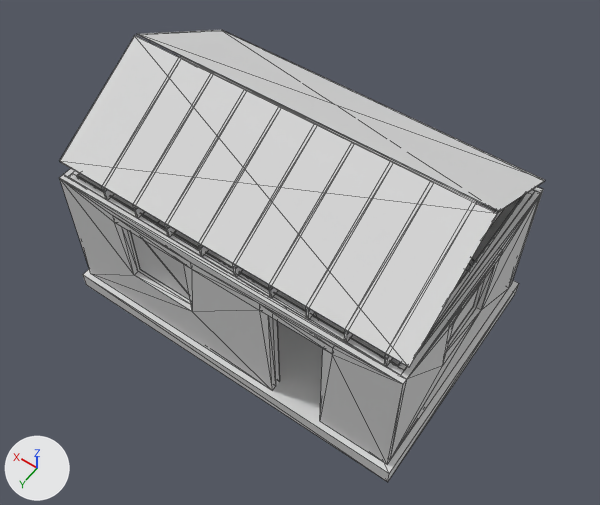
Renders of the glTF model benchmarks/assets/veneer_house.glb from each side of a commit.
One viewpoint serves both versions: a camera (50 mm lens) standing at (-1.91, 4.87, 11.54) and looking at (2.72, -1.61, 1.36). Lighting does not change. The marker at lower left points along +X, +Y and +Z. The first picture is the older version. Mesh edges are drawn as thin lines on the coarser meshes. Vertices at exactly the same position are counted once.

The older version as bpy lines, for what is in view:
```python
me_east_brick = bpy.data.meshes.new('east_brick')
me_east_brick.from_pydata(...)  # a box spanning x 5.91..6.0, y -3.91..-0.09, z 0.0..2.4
me_east_brick.materials.append(mat_brick_clay)  # light grey #dadada
me_footing = bpy.data.meshes.new('footing')
me_footing.from_pydata(...)  # a box spanning x -0.1..6.1, y -4.1..0.1, z -0.3..0.0
me_footing.materials.append(mat_concrete_c30)  # light grey #dadada
me_roof_b = bpy.data.meshes.new('roof_b')
me_roof_b.from_pydata(...)  # 8 vertices, 12 faces; spans x 0.0..6.0, y -3.9..-2.02, z 2.67..3.77
me_roof_b.materials.append(mat_pine)  # light grey #dadada
me_roof_f = bpy.data.meshes.new('roof_f')
me_roof_f.from_pydata(...)  # 8 vertices, 12 faces; spans x 0.0..6.0, y -1.98..-0.09, z 2.67..3.77
me_roof_f.materials.append(mat_pine)  # light grey #dadada
me_west_brick = bpy.data.meshes.new('west_brick')
me_west_brick.from_pydata(...)  # 24 vertices, 48 faces; spans x 0.0..0.09, y -3.91..-0.09, z 0.0..2.4
me_west_brick.materials.append(mat_brick_clay)  # light grey #dadada
ob_east_brick = bpy.data.objects.new('east_brick', me_east_brick)
ob_east_brick.location = (0.0, 0.0, 0.0)
ob_footing = bpy.data.objects.new('footing', me_footing)
ob_footing.location = (0.0, 0.0, 0.0)
ob_roof_b = bpy.data.objects.new('roof_b', me_roof_b)
ob_roof_b.location = (0.0, 0.0, 0.0)
ob_roof_f = bpy.data.objects.new('roof_f', me_roof_f)
ob_roof_f.location = (0.0, 0.0, 0.0)
ob_west_brick = bpy.data.objects.new('west_brick', me_west_brick)
ob_west_brick.location = (0.0, 0.0, 0.0)
# also in view: 'front_brick' at (3.0, -0.05, 1.2); 'front_glass_1' at (4.2, -0.13, 1.5); 'west_plate_top_1' at (0.14, -2.0, 2.38); 'front_plate_top_1' at (3.0, -0.14, 2.38)
```
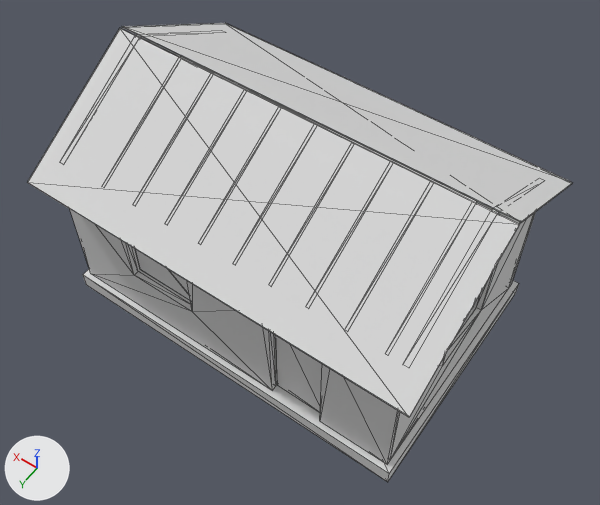
Changed parts and their boxes (x1, y1, x2, y2) in the pictures (600 x 505 px):
'roof_f', moved, rescaled (13% wider, 17% taller): before (60, 36, 498, 368); after (27, 28, 520, 418)
'roof_b', moved, rescaled (10% wider, 10% taller): before (137, 30, 545, 212); after (122, 23, 572, 223)
'west_brick', reshaped: before (390, 191, 541, 460); after (390, 209, 534, 460)
'front_door_0', added: after (275, 335, 322, 412)
'east_brick', reshaped: before (64, 169, 75, 177); after (136, 35, 180, 57)
part 1 of me_west_brick, built on: before (390, 191, 541, 460); after (390, 209, 519, 460)
'front_plate_top_1', unchanged, covered by the edit: before (68, 174, 404, 375)

Diff of the bpy script that builds the scene:
```diff
--- a/benchmarks/assets/veneer_house.glb.py
+++ b/benchmarks/assets/veneer_house.glb.py
@@ me_west_brick @@
 # used by ob_west_brick; location = (0.0, 0.0, 0.0)
-me_west_brick.from_pydata(...)  # 24 vertices, 48 faces; spans x 0.0..0.09, y -3.91..-0.09, z 0.0..2.4
+me_west_brick.from_pydata(...)  # 28 vertices, 56 faces; spans x 0.0..0.09, y -3.91..-0.09, z 0.0..3.75
+# me_west_brick part 1
+# 2 vertices are removed from x 0.0..0.09, y -0.09, z 2.4
+# 14 faces are deleted
+# 2 vertices move from x 0.0..0.09, y -3.91, z 2.4 to x 0.0..0.09, y -3.91, z 2.66
+# 6 vertices are added at (0.0, -0.09, 2.66), (0.0, -2.02, 3.75), (0.0, -1.98, 3.75), (0.09, -0.09, 2.66), (0.09, -2.02, 3.75), (0.09, -1.98, 3.75)
+# 22 new faces join them
 me_west_brick.materials.append(mat_brick_clay)
@@ me_east_brick @@
 # used by ob_east_brick; location = (0.0, 0.0, 0.0)
-me_east_brick.from_pydata(...)  # 8 vertices, 12 faces; spans x 5.91..6.0, y -3.91..-0.09, z 0.0..2.4
+me_east_brick.from_pydata(...)  # 12 vertices, 20 faces; spans x 5.91..6.0, y -3.91..-0.09, z 0.0..3.75
+# me_east_brick part 2
+# 4 vertices are removed from x 5.91..6.0, y -3.91..-0.09, z 2.4
+# 10 faces are deleted
+# 8 vertices are added at x 5.91..6.0, y -3.91..-0.09, z 2.66..3.75
+# 18 new faces join them
 me_east_brick.materials.append(mat_brick_clay)
@@ me_roof_f @@
 # used by ob_roof_f; location = (0.0, 0.0, 0.0)
-me_roof_f.from_pydata(...)  # 8 vertices, 12 faces; spans x 0.0..6.0, y -1.98..-0.09, z 2.67..3.77
+me_roof_f.from_pydata(...)  # 8 vertices, 12 faces; spans x -0.3..6.3, y -1.98..0.35, z 2.41..3.77
+# me_roof_f part 3: the whole mesh is scaled about its middle by (1.1, 1.24, 1.24), then moved by (0.0, 0.22, -0.13)
 me_roof_f.materials.append(mat_pine)
@@ me_roof_b @@
 # used by ob_roof_b; location = (0.0, 0.0, 0.0)
-me_roof_b.from_pydata(...)  # 8 vertices, 12 faces; spans x 0.0..6.0, y -3.9..-2.02, z 2.67..3.77
+me_roof_b.from_pydata(...)  # 8 vertices, 12 faces; spans x -0.3..6.3, y -4.35..-2.02, z 2.41..3.77
+# me_roof_b part 4: the whole mesh is scaled about its middle by (1.1, 1.24, 1.24), then moved by (0.0, -0.22, -0.13)
 me_roof_b.materials.append(mat_pine)
@@ me_front_door_0 @@
+me_front_door_0.from_pydata(...)  # a box spanning x 1.2..2.09, y -0.16..-0.12, z 0.01..2.1
+me_front_door_0.materials.append(mat_pine)  # light grey #dadada
@@ ob_front_door_0 @@
+ob_front_door_0 = bpy.data.objects.new('front_door_0', me_front_door_0)
+ob_front_door_0.location = (0.0, 0.0, 0.0)
```
